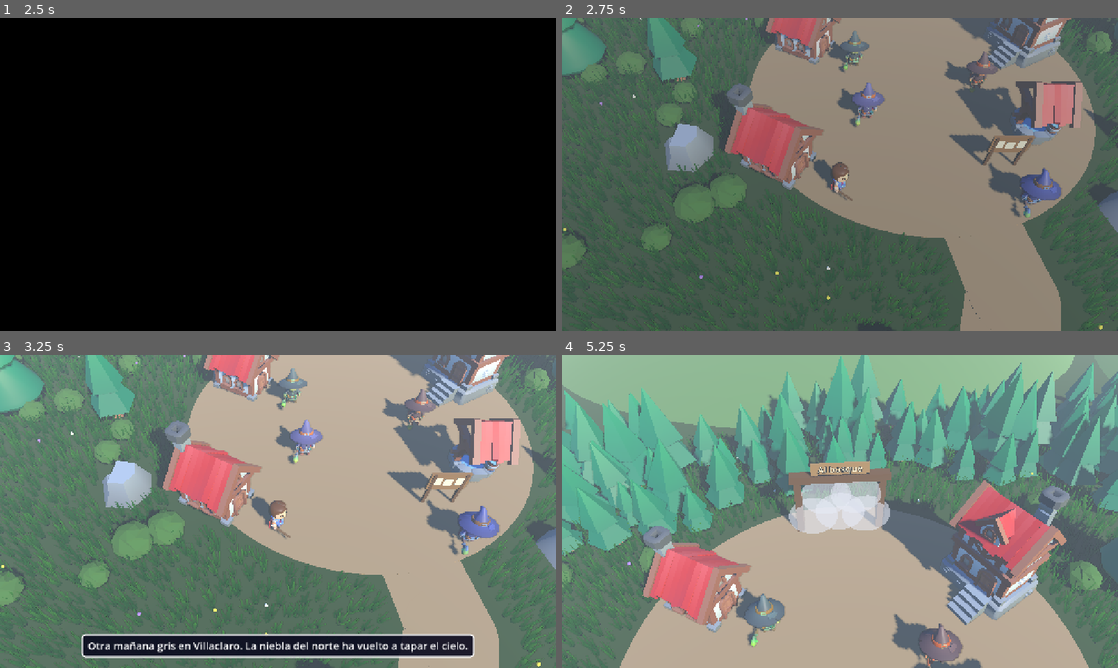
Above: before the commit, frames 1-4 (two rows, left to right).
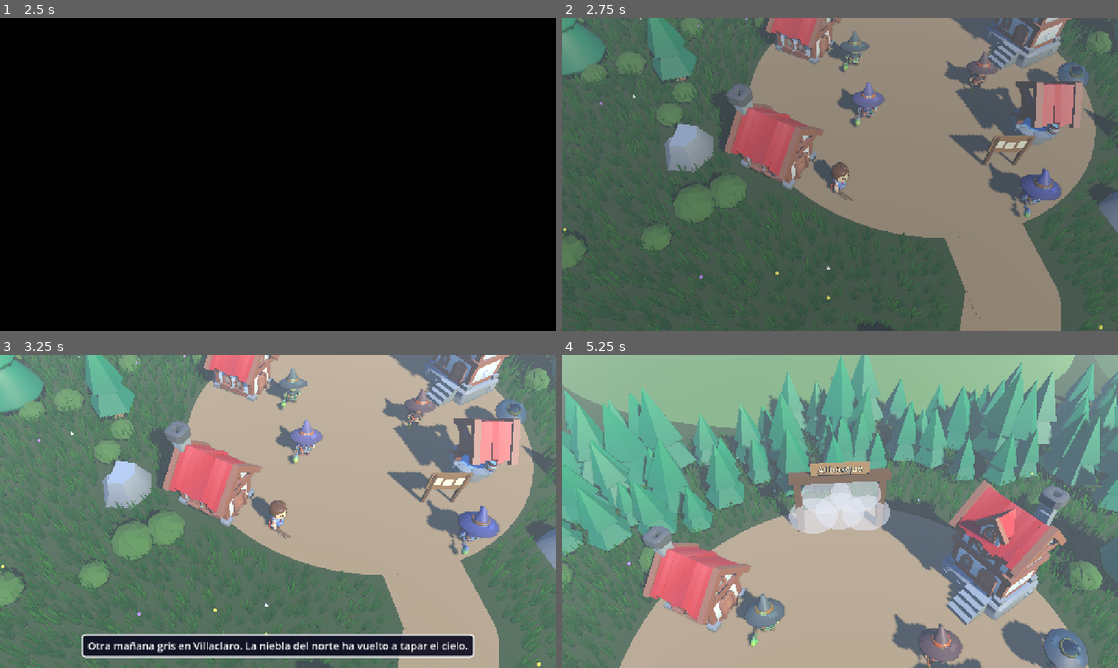
Above: after the commit, the same moments.

Repository: apergas/rpg-turnos
Game: Godot game, scene res://scenes/title/title.tscn
Two runs of this game, one before a commit and one after it. Both use one fixed random seed, a clock stepped at 60 frames per second and the inputs below.
Inputs (mouse positions are in pixels of both pictures, inside the frame that each line leads up to):
- Up to frame 1 (2.5 s): tap Enter (accept) at 0.5, 0.6, 2 s; move the mouse to (400, 158) at 0.52 s; hold D (move_right) 0.53-1.25 s; click (400, 158) at 0.67 s; click "Normal" at 1.25 s; drag from (166, 190) to (250, 237) at 2.02 s
- Up to frame 2 (2.75 s): no input
- Up to frame 3 (3.25 s): move the mouse to (333, 442) at 2.77 s; hold D (move_right) from 2.78 s (still down); tap Backspace at 2.85 s
- Up to frame 4 (5.25 s): release D (move_right) at 3.5 s; drag from (812, 574) to (673, 464) at 3.52 s; move the mouse to (1006, 558) at 4.27 s; hold A (move_left) 4.28-5 s; tap Keypad Enter at 4.35 s; tap Escape (cancel) at 4.9 s; drag from (673, 464) to (756, 433) at 5.02 s

Frame 1 is identical in both runs. In frame 2, 0.4% of the frame differs, in the area x 83-95%, y 14-22%; in frame 3, 0.5%; in frame 4, 1.6%, in the area x 78-95%, y 84-100%.

Commit message:
Sell a creature per zone through a tamer in each village

Diff:
--- a/data/zones/bosque.tres
+++ b/data/zones/bosque.tres
@@ -78,6 +78,13 @@
 "pos": Vector3(-8.2, 0, 2),
 "yaw": 180.0
 }, {
+"id": "domadora_bosque",
+"kind": "shop",
+"look": "TAMER",
+"name": "Domadora",
+"pos": Vector3(-11, 0, 7.5),
+"yaw": 0.0
+}, {
 "id": "bosque",
 "kind": "inn",
 "look": "INNKEEPER",
@@ -135,5 +142,5 @@
 sun_color = Color(0.95, 0.92, 0.78, 1)
 sun_energy = 0.5
 backdrop = "bosque"
-autoplay_route = Array[Vector3]([Vector3(6, 0, 30), Vector3(15.8, 0, 19.8), Vector3(8, 0, 8), Vector3(-3, 0, 10.5), Vector3(-8.9, 0, 3.9), Vector3(-13.4, 0, 4), Vector3(-11.6, 0, -1.8), Vec …(187 unchanged characters)…
+autoplay_route = Array[Vector3]([Vector3(6, 0, 30), Vector3(15.8, 0, 19.8), Vector3(8, 0, 8), Vector3(-3, 0, 10.5), Vector3(-8.9, 0, 3.9), Vector3(-10.5, 0, 5.6), Vector3(-13.4, 0, 4), Vector3(-11.6, 0, -1.8), Vec …(187 unchanged characters)…
 autoplay_boss_level = 9
--- a/data/zones/castillo_patio.tres
+++ b/data/zones/castillo_patio.tres
@@ -49,6 +49,13 @@
 "pos": Vector3(-6, 0, 15),
 "yaw": 180.0
 }, {
+"id": "domadora_castillo",
+"kind": "shop",
+"look": "TAMER",
+"name": "Domadora",
+"pos": Vector3(9, 0, 19),
+"yaw": 0.0
+}, {
 "id": "castillo",
 "kind": "inn",
 "look": "INNKEEPER",
@@ -99,5 +106,5 @@
 castle = true
 mist_banks = 10
 stairs_up = "castillo_trono"
-autoplay_route = Array[Vector3]([Vector3(0, 0, 20), Vector3(-6, 0, 16.8), Vector3(6, 0, 16.8), Vector3(0, 0, 16), Vector3(0, 0, 12), Vector3(0, …(461 unchanged characters)…
+autoplay_route = Array[Vector3]([Vector3(0, 0, 20), Vector3(-6, 0, 16.8), Vector3(6, 0, 16.8), Vector3(7.5, 0, 17.8), Vector3(0, 0, 16), Vector3(0, 0, 12), Vector3(0, …(461 unchanged characters)…
 autoplay_boss_level = 17
--- a/data/zones/mina_1.tres
+++ b/data/zones/mina_1.tres
@@ -48,6 +48,13 @@
 "pos": Vector3(-8, 0, 12),
 "yaw": 180.0
 }, {
+"id": "domadora_mina",
+"kind": "shop",
+"look": "TAMER",
+"name": "Domadora",
+"pos": Vector3(10, 0, 15.5),
+"yaw": 0.0
+}, {
 "id": "mina",
 "kind": "inn",
 "look": "INNKEEPER",
@@ -92,5 +99,5 @@
 ambient_energy = 1.0
 rock_color = Color(0.48, 0.42, 0.37, 1)
 stairs_down = "mina_2"
-autoplay_route = Array[Vector3]([Vector3(0, 0, 17), Vector3(-6.5, 0, 12.5), Vector3(6.5, 0, 12.5), Vector3(0, 0, 12), Vector3(0, 0, 4), Vector3(20, …(158 unchanged characters)…
+autoplay_route = Array[Vector3]([Vector3(0, 0, 17), Vector3(-6.5, 0, 12.5), Vector3(6.5, 0, 12.5), Vector3(8.5, 0, 14.5), Vector3(0, 0, 12), Vector3(0, 0, 4), Vector3(20, …(158 unchanged characters)…
 autoplay_boss_level = 13
--- a/data/zones/pradera.tres
+++ b/data/zones/pradera.tres
@@ -82,6 +82,13 @@
 "pos": Vector3(-3, 0, -23.6),
 "yaw": 180.0
 }, {
+"id": "domadora_villaclaro",
+"kind": "shop",
+"look": "TAMER",
+"name": "Domadora",
+"pos": Vector3(6.8, 0, -21.5),
+"yaw": 0.0
+}, {
 "id": "villaclaro",
 "kind": "inn",
 "look": "INNKEEPER",
@@ -125,5 +132,5 @@
 sun_color = Color(1, 0.9, 0.75, 1)
 sun_energy = 0.6
 backdrop = "pradera"
-autoplay_route = Array[Vector3]([Vector3(8, 0, 18), Vector3( …(65 unchanged characters)… 0, -18), Vector3(-1.2, 0, -23), Vector3(0, 0, -26.5), Vector3(0, 0, -28.6), Vect …(76 unchanged characters)…
+autoplay_route = Array[Vector3]([Vector3(8, 0, 18), Vector3( …(65 unchanged characters)… 0, -18), Vector3(-1.2, 0, -23), Vector3(4.6, 0, -22.3), Vector3(0, 0, -26.5), Vector3(0, 0, -28.6), Vect …(76 unchanged characters)…
 autoplay_boss_level = 5
--- a/scripts/battle/battle_actor.gd
+++ b/scripts/battle/battle_actor.gd
@@ -11,7 +11,7 @@
 enum Look { HERO, SLIME, VILLAGER, KING_SLIME, BAT, MUSHROOM, MERCHANT, INNKEEPER, WOLF,
 	GOBLIN, PLANT, WITCH, MUD_GOLEM, STONE_GOLEM, SPIDER, SPECTER, SKELETON_WARRIOR,
 	SKELETON_ROGUE, SKELETON_MAGE, FOG_LORD, FARMER, METAL_SLIME, BOARD, CAT, CHILD,
-	CHICKEN, WOLF_CUB, MINI_GOLEM, LOYAL_SKELETON }
+	CHICKEN, WOLF_CUB, MINI_GOLEM, LOYAL_SKELETON, TAMER }
 
 const FIRE_COLOR := Color(1.0, 0.45, 0.1)
 const HEAL_COLOR := Color(0.3, 1.0, 0.4)
@@ -198,6 +198,18 @@
 		"anims": CHARACTER_ANIMS,
 		"tint": Color(0.75, 1.0, 0.65),
 	},
+	Look.TAMER: {
+		"scene": MAGE,
+		"scale": CHARACTER_SCALE,
+		"top": 2.2,
+		"hide": [
+			"Rig/Skeleton3D/handslot_l/Spellbook",
+			"Rig/Skeleton3D/handslot_l/Spellbook_open",
+			"Rig/Skeleton3D/handslot_r/1H_Wand",
+		],
+		"anims": CHARACTER_ANIMS,
+		"tint": Color(0.35, 0.75, 0.65),
+	},
 	Look.INNKEEPER: {
 		"scene": MAGE,
 		"scale": CHARACTER_SCALE,
--- a/scripts/game/shop.gd
+++ b/scripts/game/shop.gd
@@ -32,6 +32,16 @@
 		"equipment": ["espada_platino", "armadura_platino", "escudo_platino", "casco_platino"],
 		"items": [Inventory.POTION, Inventory.ANTIDOTE, Inventory.ETHER, Inventory.WING],
 	},
+	# The tamers: they sell one creature each. gear_shop: the shop whose gear autoplay
+	# buys first.
+	"domadora_villaclaro": {"keeper": "Domadora", "equipment": [], "items": [],
+		"ally": "gallina", "gear_shop": VILLACLARO},
+	"domadora_bosque": {"keeper": "Domadora", "equipment": [], "items": [],
+		"ally": "lobezno", "gear_shop": BOSQUE},
+	"domadora_mina": {"keeper": "Domadora", "equipment": [], "items": [],
+		"ally": "golem_pequeno", "gear_shop": MINA},
+	"domadora_castillo": {"keeper": "Domadora", "equipment": [], "items": [],
+		"ally": "esqueleto_leal", "gear_shop": CASTILLO},
 }
 const NO_GOLD := "Falta oro"
 const WORN := "Lo llevas puesto"
@@ -39,6 +49,8 @@
 ## What the starting gear sells for: it is worth almost nothing, but it clears the bag.
 const STARTING_GEAR_PRICE := 1
 const NOT_CARRIED := "No lo llevas"
+const HAS_IT := "Ya la tienes"
+const HAS_BETTER := "Ya tienes una mejor"
 ## Potions --autoplay keeps in stock once it has the shop's equipment.
 const AUTOPLAY_POTIONS := 3
 ## The ×5 button of consumables.
@@ -49,10 +61,20 @@
 	return SHOPS[shop_id].keeper
 
 
-## Every id on sale: equipment first, then items.
+static func sells_ally(shop_id: String) -> bool:
+	return SHOPS[shop_id].has("ally")
+
+
+static func is_ally(id: String) -> bool:
+	return Allies.exists(id)
+
+
+## Every id on sale: equipment first, then items, then the creature of a tamer.
 static func stock(shop_id: String) -> Array[String]:
 	var ids: Array[String] = []
 	ids.assign(SHOPS[shop_id].equipment + SHOPS[shop_id].items)
+	if sells_ally(shop_id):
+		ids.append(SHOPS[shop_id].ally)
 	return ids
 
 
@@ -61,14 +83,20 @@
 
 
 static func display_name(id: String) -> String:
+	if is_ally(id):
+		return Allies.display_name(id)
 	return Equipment.display_name(id) if is_equipment(id) else Inventory.display_name(id)
 
 
 static func article(id: String) -> String:
+	if is_ally(id):
+		return Allies.article(id)
 	return Equipment.article(id) if is_equipment(id) else Inventory.article(id)
 
 
 static func price(id: String) -> int:
+	if is_ally(id):
+		return Allies.price(id)
 	return Equipment.price(id) if is_equipment(id) else int(Inventory.ITEMS[id].price)
 
 
@@ -82,6 +110,11 @@
 
 ## Why state can't buy id now ("" if it can).
 static func buy_problem(state: GameState, id: String) -> String:
+	if is_ally(id):
+		if state.ally_id == id:
+			return HAS_IT
+		if Allies.tier(state.ally_id) > Allies.tier(id):
+			return HAS_BETTER
 	return NO_GOLD if state.gold < price(id) else ""
 
 
@@ -95,7 +128,9 @@
 	if why != "":
 		return {"ok": false, "text": "%s." % why}
 	state.gold -= price(id)
-	if is_equipment(id):
+	if is_ally(id):
+		state.ally_id = id
+	elif is_equipment(id):
 		state.bag_equipment.append(id)
 	else:
 		state.inventory.add(id)
@@ -180,6 +215,11 @@
 ## gear and the village is close by, so there the Ala waits until the gear is bought.
 static func autoplay_picks(state: GameState, shop_id: String) -> Array[String]:
 	var picks: Array[String] = []
+	if sells_ally(shop_id):
+		var ally: String = SHOPS[shop_id].ally
+		if can_buy(state, ally) and not _gear_pending(state, shop_id):
+			picks.append(ally)
+		return picks
 	var gold := state.gold
 	var upgrades := 0
 	var wants_wing := state.inventory.count(Inventory.WING) == 0
@@ -205,3 +245,11 @@
 		gold -= price(Inventory.POTION)
 		potions += 1
 	return picks
+
+
+## True while the village's shop still has an upgrade not bought (even if unaffordable).
+static func _gear_pending(state: GameState, shop_id: String) -> bool:
+	for id: String in SHOPS[SHOPS[shop_id].gear_shop].equipment:
+		if compare(state, id).diff > 0 and not id in state.bag_equipment:
+			return true
+	return false
--- a/scripts/ui/pause_menu.gd
+++ b/scripts/ui/pause_menu.gd
@@ -67,6 +67,7 @@
 var _stats_label: Label
 var _gold_label: Label
 var _spells_label: Label
+var _ally_label: Label
 var _items_box: VBoxContainer
 var _items_message: Label
 var _equip_box: VBoxContainer
@@ -262,6 +263,10 @@
 	for skill in hero.skills:
 		spells.append(skill.display_name)
 	BattleHud.fit_label(_spells_label, "Hechizos: %s" % ", ".join(spells), TEXT_WIDTH)
+	_ally_label.visible = _state.ally_id != ""
+	if _state.ally_id != "":
+		BattleHud.fit_label(_ally_label, "Criatura: %s" % Allies.display_name(_state.ally_id),
+			TEXT_WIDTH)
 
 
 ## An empty line takes no room off a phone; on a phone it keeps its place, so a message never
@@ -535,6 +540,8 @@
 	page.add_child(_gold_label)
 	_spells_label = _label("", Color.WHITE)
 	page.add_child(_spells_label)
+	_ally_label = _label("", Color.WHITE)
+	page.add_child(_ally_label)
 	page.add_child(_back_button())
 
 
--- a/scripts/ui/shop_window.gd
+++ b/scripts/ui/shop_window.gd
@@ -119,7 +119,8 @@
 	_set_message("")
 	show()
 	_sfx(SfxLibrary.DIALOGUE)
-	_show_page("menu")
+	# A tamer has one creature to show: no menu, no selling.
+	_show_page("buy" if Shop.sells_ally(shop_id) else "menu")
 	if _autoplay:
 		await _autoplay_run()
 	else:
@@ -146,6 +147,10 @@
 		"ask":
 			_answer(false)
 		_:
+			if Shop.sells_ally(_shop_id):
+				_page = ""
+				_left.emit()
+				return
 			_set_message("")
 			_show_page("menu")
 
@@ -166,7 +171,7 @@
 			_add_button("Vender", func() -> void: _open("sell"))
 			_add_button("Salir", _back)
 		"buy":
-			_title.text = "Comprar"
+			_title.text = "Criaturas" if Shop.sells_ally(_shop_id) else "Comprar"
 			for id in Shop.stock(_shop_id):
 				_add_buy_row(id)
 			_add_button("Volver", _back)
@@ -213,6 +218,17 @@
 	var price := _label("%d G" % Shop.price(id), GREY if why != "" else StatBar.GOLD)
 	price.custom_minimum_size.x = PRICE_WIDTH
 	row.add_child(price)
+	if Shop.is_ally(id):
+		# Stats with the note under them, so a long note never widens the window.
+		var info_box := VBoxContainer.new()
+		info_box.add_child(_label(Allies.stats_text(id), Color.WHITE))
+		if why != "":
+			info_box.add_child(_label(why, GREY))
+		if _state.ally_id != "" and why != Shop.HAS_IT and why != Shop.HAS_BETTER:
+			info_box.add_child(_label("Sustituye a %s" % Allies.display_name(_state.ally_id),
+				GREY))
+		row.add_child(info_box)
+		return
 	var info := Shop.compare(_state, id)
 	if not info.is_empty():
 		row.add_child(_label("%s +%d" % [info.stat, info.bonus], Color.WHITE))
@@ -328,6 +344,8 @@
 			await _wait()
 			_answer(true)
 		await _wait()
+	if Shop.sells_ally(_shop_id):
+		return
 	_show_page("sell")
 	await _wait()
 	_show_page("menu")
Not shown, changed: CLAUDE.md
